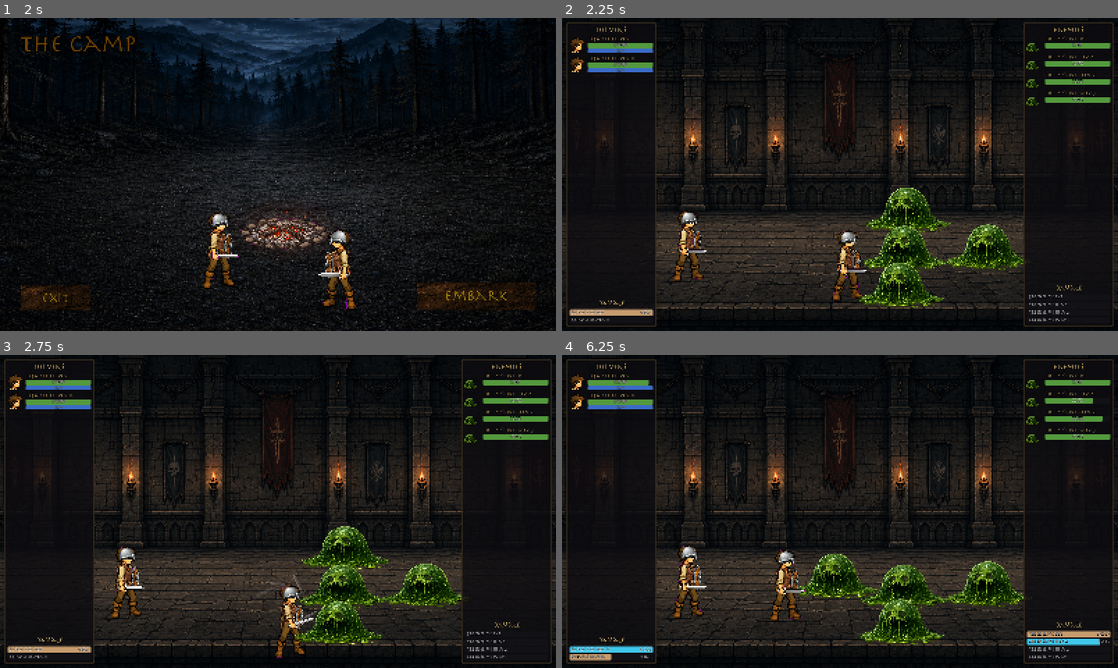
Above: before the commit, frames 1-4 (two rows, left to right).
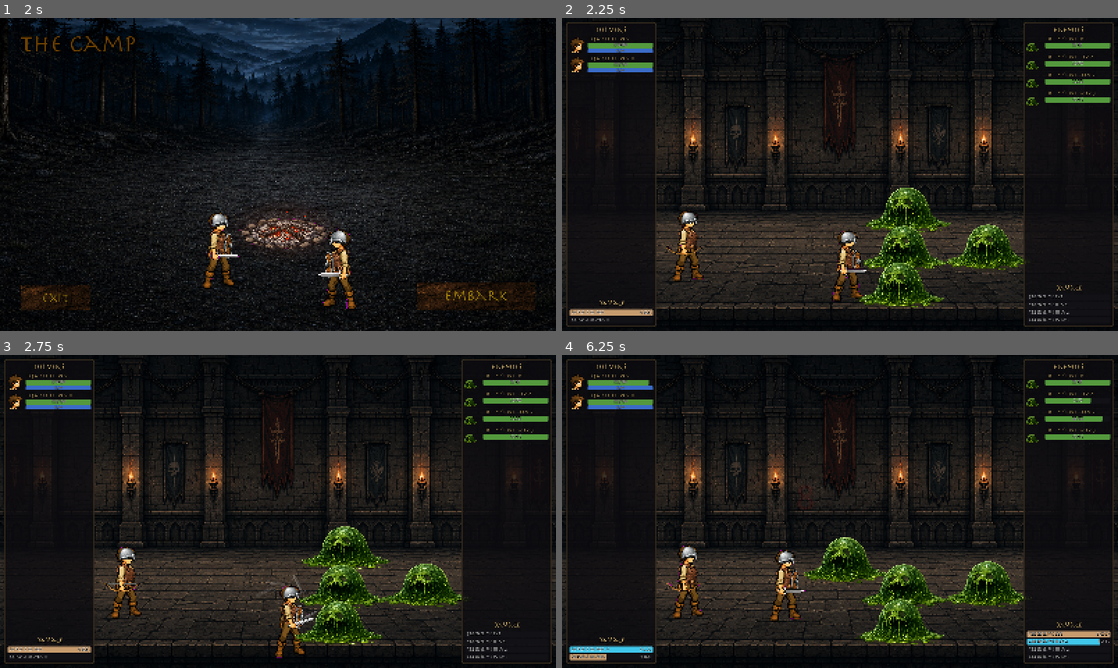
Above: after the commit, the same moments.

Repository: nexzitar/delvers
Game: Godot game, scene res://scenes/menus/menu.tscn
Two runs of this game, one before a commit and one after it. Both use one fixed random seed, a clock stepped at 60 frames per second and the inputs below. Sound files missing from this copy of the repository are replaced by a short silence.
Inputs (mouse positions are in pixels of both pictures, inside the frame that each line leads up to):
- Up to frame 1 (2 s): click "Enter" at 0.5 s; tap Enter at 1.25 s; move the mouse to (400, 158) at 1.27 s; click (400, 158) at 1.42 s
- Up to frame 2 (2.25 s): click "Embark" at 2 s
- Up to frame 3 (2.75 s): no input
- Up to frame 4 (6.25 s): drag from (728, 527) to (812, 574) at 2.77 s; move the mouse to (895, 442) at 3.52 s; click (895, 442) at 3.67 s; drag from (812, 574) to (673, 464) at 4.27 s; move the mouse to (1006, 558) at 5.02 s; click (1006, 558) at 5.17 s; drag from (673, 464) to (756, 433) at 5.77 s

Frame 1 is identical in both runs. In frame 2, 0.2% of the frame differs, in the area x 9-26%, y 14-95%; in frame 3, 0.2%; in frame 4, 2.1%, in the area x 8-96%, y 13-98%.

Commit message:
Derive hero attack interval and power from equipped weapons
Co-authored-by: Cursor <cursoragent@cursor.com>

Diff:
--- /dev/null
+++ b/capture/test_combat_speed.gd
@@ -0,0 +1,34 @@
+extends Node
+
+func _ok(label, cond):
+	print(("PASS " if cond else "FAIL ") + label)
+
+func _make_hero(main_weapon):
+	var t = preload("res://resources/heroes/default_delver.tres").duplicate(true)
+	t.equipped = {}
+	if main_weapon:
+		t.equipped[Equip.Position.MAIN_HAND] = main_weapon
+	return t
+
+func _ready():
+	var sword = preload("res://resources/gear/starter_sword.tres")
+	var hero_t = _make_hero(sword)
+
+	var state = CombatState.new()
+	var enemy_t = preload("res://resources/enemies/green_slime.tres")
+	state.setup_combat([hero_t], [enemy_t])
+
+	var hero = state.heroes[0]
+	_ok("interval = sword speed", is_equal_approx(hero.attack_interval, 2.6))
+	_ok("attack power includes weapon",
+		hero.attack_power == hero_t.base_attack + sword.attack_bonus)
+
+	# Unarmed falls back to template interval.
+	var unarmed_t = _make_hero(null)
+	var state2 = CombatState.new()
+	state2.setup_combat([unarmed_t], [enemy_t])
+	_ok("unarmed uses template interval",
+		is_equal_approx(state2.heroes[0].attack_interval,
+			unarmed_t.base_attack_interval))
+
+	get_tree().quit()
--- /dev/null
+++ b/capture/test_combat_speed.tscn
@@ -0,0 +1,4 @@
+[gd_scene load_steps=2 format=3 uid="uid://b3speed0test001"]
+[ext_resource type="Script" path="res://capture/test_combat_speed.gd" id="1_t"]
+[node name="TestSpeed" type="Node"]
+script = ExtResource("1_t")
--- a/scripts/combat/combat_entity.gd
+++ b/scripts/combat/combat_entity.gd
@@ -24,6 +24,15 @@
 var combat_log := []
 
 var skills := []
+
+# Per-hand attack model. base_attack_power excludes weapon damage so the
+# off-hand swing can be computed independently.
+var base_attack_power: int = 0
+var main_weapon: GearDefinition = null
+var off_weapon: GearDefinition = null
+var off_attack_timer: float = 0.0
+const OFF_HAND_FACTOR := 0.5
+const UNARMED_INTERVAL := 2.0
 
 var alive := true
 
--- a/scripts/combat/combat_state.gd
+++ b/scripts/combat/combat_state.gd
@@ -133,20 +133,42 @@
 			hero_template.preferred_row, hero_slots_taken
 		)
 
-		hero.gear = hero_template.starting_gear.duplicate()
+		var loadout = hero_template.equipped.values()
+		hero.gear = loadout.duplicate()
+
+		hero.main_weapon = hero_template.equipped.get(
+			Equip.Position.MAIN_HAND, null)
+		hero.off_weapon = hero_template.equipped.get(
+			Equip.Position.OFF_HAND, null)
+		# A shield (no attack_speed) is not a weapon.
+		if hero.off_weapon and hero.off_weapon.attack_speed <= 0.0:
+			hero.off_weapon = null
 
 		hero.max_health = hero_template.base_health
-		hero.attack_power = hero_template.base_attack
-
-		for item in hero.gear:
+		for item in loadout:
 			hero.max_health += item.health_bonus
-			hero.attack_power += item.attack_bonus
+
+		# Attack power excluding weapons, then add the main-hand weapon.
+		hero.base_attack_power = hero_template.base_attack
+		for item in loadout:
+			if item != hero.main_weapon and item != hero.off_weapon:
+				hero.base_attack_power += item.attack_bonus
+
+		hero.attack_power = hero.base_attack_power
+		if hero.main_weapon:
+			hero.attack_power += hero.main_weapon.attack_bonus
 
 		hero.current_health = hero.max_health
 		hero.current_mana = hero_template.base_mana
 
-		hero.attack_interval = hero_template.base_attack_interval
+		# Main-hand weapon speed sets the interval; unarmed falls back.
+		hero.attack_interval = (
+			hero.main_weapon.attack_speed if hero.main_weapon
+			and hero.main_weapon.attack_speed > 0.0
+			else hero_template.base_attack_interval
+		)
 		hero.attack_timer = hero.attack_interval
+		hero.off_attack_timer = hero.off_weapon.attack_speed if hero.off_weapon else 0.0
 
 		hero.skills = hero_template.starting_skills.duplicate()
 
Not shown, added: capture/test_combat_speed.gd.uid
